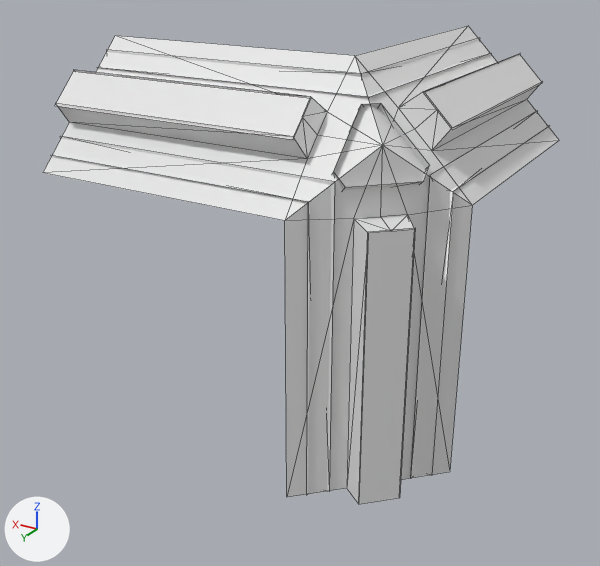
One commit to the FBX model AnotherGangsterHamster/Assets/Models/StageObjects/AFrame/Atype_Frame_end_3.fbx: the scene before it, then after it.
Both versions are drawn from a camera (50 mm lens) standing at (-56.472, 33.192, 10.264) and looking at (-55.385, 31.38, 9.358). Every picture has the same lights, and +X, +Y and +Z are marked at lower left. Mesh edges are drawn as thin lines. Where no turn or scale is listed for an object, it has been applied to the vertices.

The scene before the commit, as lines of its bpy script (objects in view):
```python
me_aframe_end_003_ncl1_1 = bpy.data.meshes.new('AFrame_end_003_ncl1_1')
me_aframe_end_003_ncl1_1.from_pydata(...)  # 91 vertices, 112 faces; spans x 0.0..1.003, y -1.0..0.003, z 0.0..1.0
me_cain_ncl1_1 = bpy.data.meshes.new('cain_ncl1_1')
me_cain_ncl1_1.from_pydata(...)  # 12 vertices, 3 faces; spans x -0.037..0.901, y -0.901..0.037, z 0.0..0.931
ob_aframe_end_003 = bpy.data.objects.new('AFrame_end_003', me_aframe_end_003_ncl1_1)
ob_aframe_end_003.location = (-55.9, 31.8, 9.0)
ob_cain = bpy.data.objects.new('cain', me_cain_ncl1_1)
ob_cain.location = (-55.798, 31.701, 9.0)
```
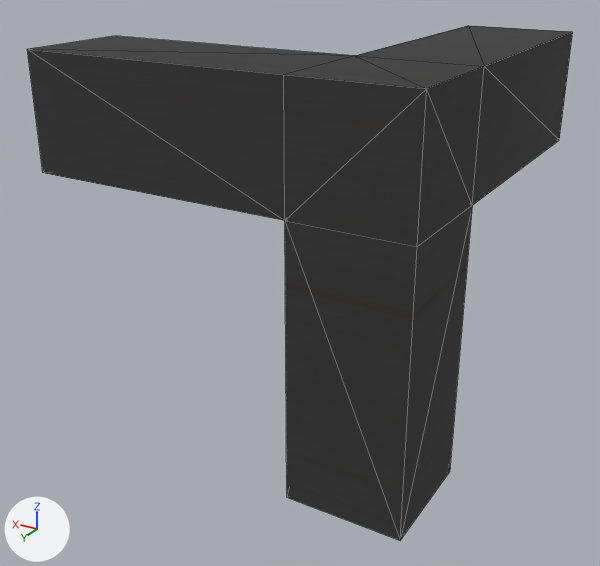
Commit message: AFrame 교체

What differs and where, as boxes (x1, y1, x2, y2) in the pictures (600 x 566 px):
```json
{"object": "AFrame_end_003", "change": "reshaped", "before": [43, 26, 559, 503], "after": [27, 25, 573, 541], "on screen": "8% taller"}
{"object": "cain", "change": "recoloured", "before": [55, 54, 543, 504], "after": [55, 54, 543, 504]}
{"part": 1, "of": "me_aframe_end_003_ncl1_1", "change": "added", "after": [27, 25, 573, 541], "on screen": "black"}
{"part": 2, "of": "me_aframe_end_003_ncl1_1", "change": "surface changed", "before": [51, 38, 549, 495]}
{"part": 3, "of": "me_aframe_end_003_ncl1_1", "change": "recoloured", "before": [43, 26, 559, 503]}
```

Edits to the scene script, one JSON object a line:
```json
{"op": "add", "block": "img_af_base_color_png", "code": ["img_af_base_color_png = load_image('AF_Base_color.png', 'AF_Base_color.png', 1024, 1024, 'sRGB')"]}
{"op": "add", "block": "mat_material__57", "code": ["mat_material__57 = principled_material('Material #57')", "mat_material__57.texture = img_af_base_color_png", "mat_material__57.roughness = 0.859"]}
{"block": "me_aframe_end_003_ncl1_1", "where": "# used by ob_aframe_end_003; location = (-55.9, 31.8, 9.0)"}
{"op": "remove", "block": "me_aframe_end_003_ncl1_1", "code": "me_aframe_end_003_ncl1_1.from_pydata(...)  # 91 vertices, 112 faces; spans x 0.0..1.003, y -1.0..0.003, z 0.0..1.0"}
{"op": "add", "block": "me_aframe_end_003_ncl1_1", "code": "me_aframe_end_003_ncl1_1.from_pydata(...)  # 98 vertices, 136 faces; spans x 0.0..1.003, y -1.0..0.003, z 0.0..1.0"}
{"block": "me_aframe_end_003_ncl1_1", "change": "me_aframe_end_003_ncl1_1 part 1"}
{"block": "me_aframe_end_003_ncl1_1", "change": "7 vertices are added at x 0.0..1.003, y -1.0..0.003, z 0.0..1.0"}
{"block": "me_aframe_end_003_ncl1_1", "change": "24 new faces join them"}
{"block": "me_aframe_end_003_ncl1_1", "change": "me_aframe_end_003_ncl1_1 part 2: 24 kept faces spanning x 0.031..1.003, y -1.0..-0.028, z 0.0..0.968 get new texture (UV) coordinates"}
{"block": "me_aframe_end_003_ncl1_1", "change": "me_aframe_end_003_ncl1_1 part 3: 112 faces spanning x 0.0..1.003, y -1.0..0.003, z 0.0..1.0 switch from no material to mat_material__57 (picture img_af_base_color_png)"}
{"block": "me_cain_ncl1_1", "where": "me_cain_ncl1_1.from_pydata(...)  # 12 vertices, 3 faces; spans x -0.037..0.901, y -0.901..0.037, z 0.0..0.931"}
{"op": "add", "block": "me_cain_ncl1_1", "code": "me_cain_ncl1_1.materials.append(mat_material__57)  # picture img_af_base_color_png"}
```
